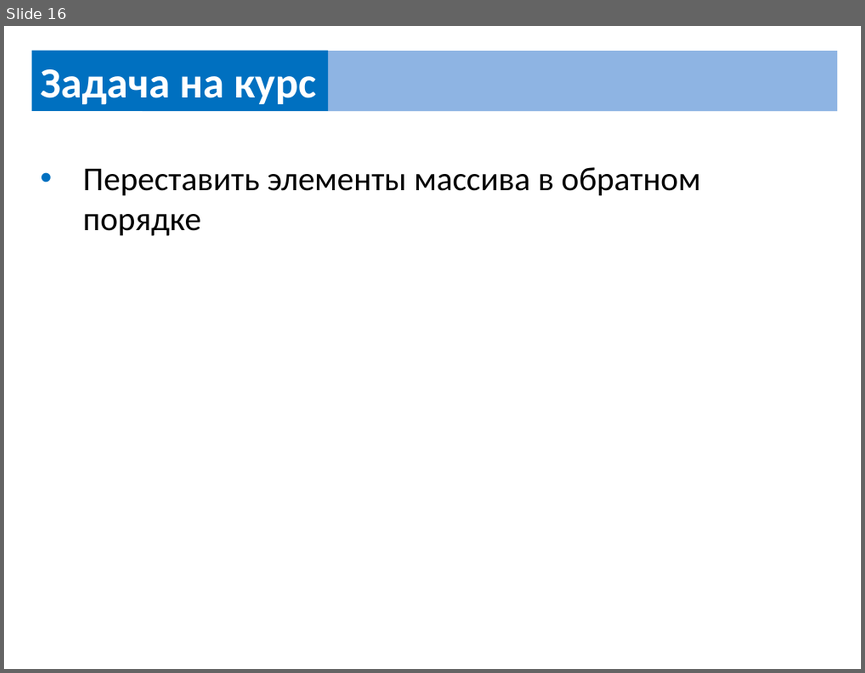
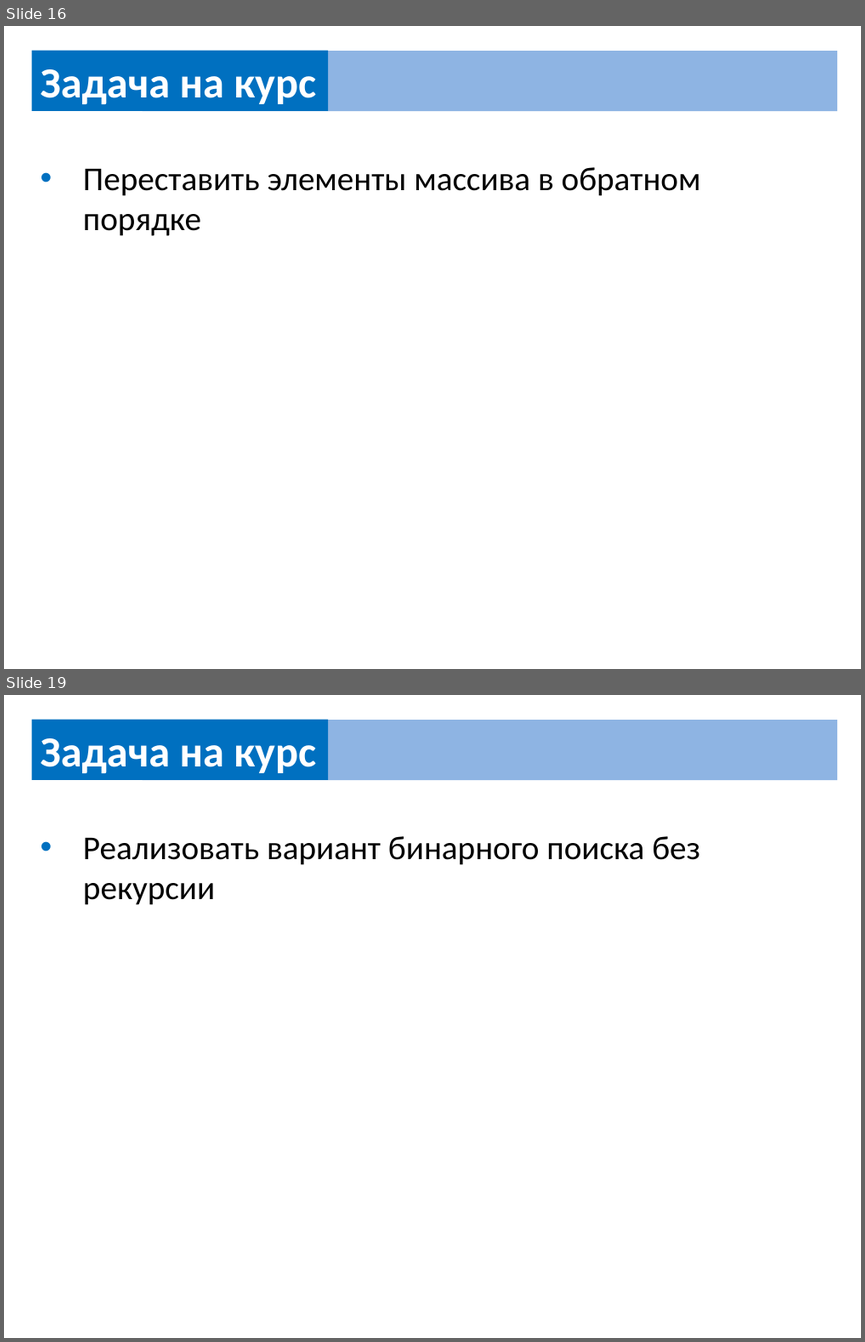
Before and after one commit to UsovaAnna/lesson, a slide deck: src/сourse/course_task.pptx. Shown one above the other, each under a label of ours: slide 16 before the commit, slides 16 and 19 after it; the slides between them are not shown. The pictures are 865x673 and 865x1342 pixels, drawn with LibreOffice and Linux fonts; fonts in the diff are those of the drawing. Boxes give left, top, right and bottom in pixels: in the first picture for what was removed or moved away, otherwise in the second. Text is boxed around its words. In the diff, an @@ line names an element or a change of style, - is before the commit and + after.

```diff
--- a/src/сourse/course_task.pptx
+++ b/src/сourse/course_task.pptx
@@ slide 19 added at (4,695,861,1338), background #FFFFFF @@
@@ rectangle added at (31,720,328,781), fill #0070C0, 36 pt, text #FFFFFF, bold @@
+Задача на курс
@@ rectangle added at (142,720,837,781), fill #8EB4E3 @@
@@ text added at (83,836,700,905), 28 pt, text #000000 @@
+• Реализовать вариант бинарного поиска без рекурсии
```
Also in this commit, not shown: 2 other slides added, 1 other file.
